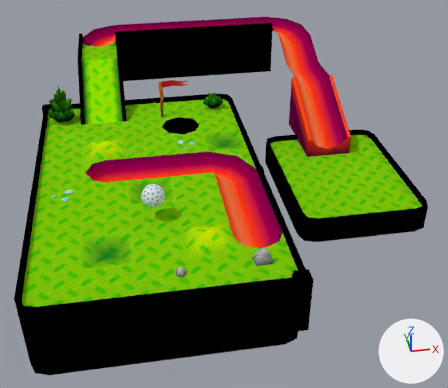
What one commit did to the Blender file Blends/levels/demo_04.blend.
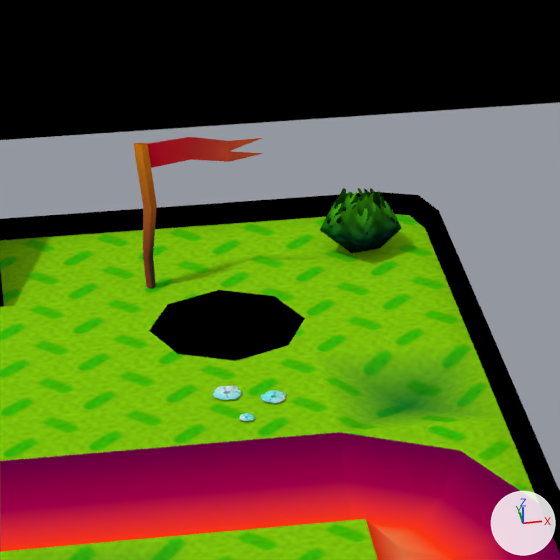
Each version appears first whole from a 50 mm camera at (-0.73, -23.45, 15.17) aimed at (3.84, 3.17, -2.71), and next in a close-up on the part from 28% to 58% of the width and 12% to 47% of the height. The lights are fixed; the arrows at lower right show +X, +Y and +Z. The older version's two pictures come first.

In view in the first close-up: 'Grass.005', 'Grass.013', 'Grass.038', 'GrassDown', 'GrassHole', 'SlideCenter', 'SlideCenter.001', 'SlideCorner', 'WallBigStraight.011', 'WallBigStraight.018', 'WallBigStraight.019', 'WallBigStraight.020' and 25 more.
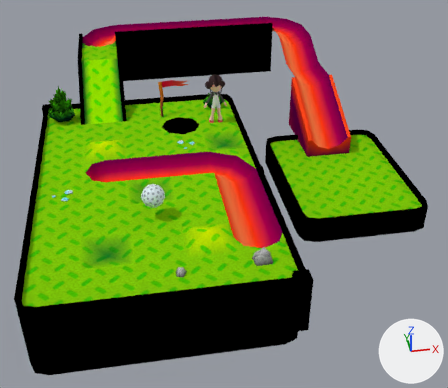
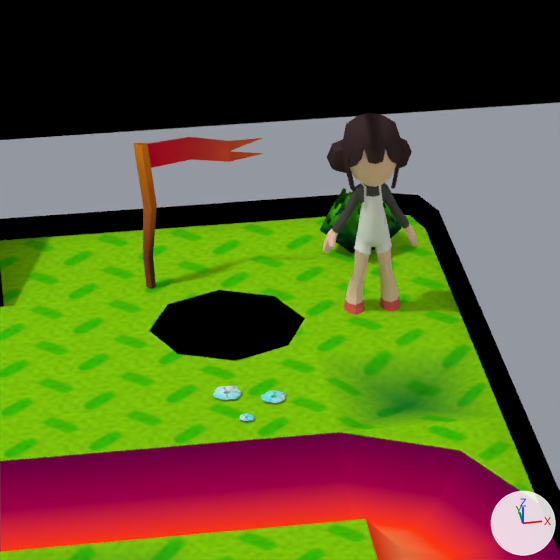
Where the change shows, as pixel boxes [x1, y1, x2, y2] in the close-ups (560 x 560 px):
'PlayerWorldMap', added
    after: [323, 113, 418, 314]
'Plant01', unchanged, covered by the edit
    both: [320, 188, 402, 253]

What changed in the scene script:
```text
Add mat_tshirt:
    mat_tshirt = principled_material('TShirt')
    mat_tshirt.base_color = (0.0762, 0.0762, 0.0762)  # dark grey #4e4e4e
    mat_tshirt.roughness = 1.0
    mat_tshirt.specular_ior_level = 0.0
Add mat_sneakers:
    mat_sneakers = principled_material('Sneakers')
    mat_sneakers.base_color = (0.761, 0.0976, 0.0953)  # red #e25857
    mat_sneakers.roughness = 1.0
    mat_sneakers.specular_ior_level = 0.0
Add mat_overall:
    mat_overall = principled_material('Overall')
    mat_overall.base_color = (0.8, 0.8, 0.8)  # white #e7e7e7
    mat_overall.roughness = 1.0
    mat_overall.specular_ior_level = 0.0
Add mat_body:
    mat_body = principled_material('Body')
    mat_body.base_color = (0.905, 0.578, 0.456)  # beige #f4c8b4
    mat_body.roughness = 1.0
    mat_body.specular_ior_level = 0.0
Add mat_hair:
    mat_hair = principled_material('Hair')
    mat_hair.base_color = (0.0467, 0.0262, 0.0284)  # brown #3d2d2f
    mat_hair.roughness = 1.0
    mat_hair.specular_ior_level = 0.0
Add me_roundcube:
    me_roundcube.from_pydata(...)  # 34 vertices, 32 faces; spans x -0.14..0.14, y -0.14..0.14, z -0.65..0.65
Add me_playermesh:
    me_playermesh.from_pydata(...)  # 863 vertices, 876 faces; spans x -0.309..0.309, y -0.165..0.201, z -0.003..1.343
    # faces by material slot: [276, 244, 146, 40, 170]
    me_playermesh.materials.append(mat_body)  # beige #f4c8b4
    me_playermesh.materials.append(mat_hair)  # brown #3d2d2f
    me_playermesh.materials.append(mat_overall)  # white #e7e7e7
    me_playermesh.materials.append(mat_sneakers)  # red #e25857
    me_playermesh.materials.append(mat_tshirt)  # dark grey #4e4e4e
Add col_playerworldmap:
    col_playerworldmap = bpy.data.collections.new('PlayerWorldMap')
    col_playerworldmap.objects.link(ob_playermesh)
    col_playerworldmap.objects.link(ob_playerworldmap_001)
Add ob_playerworldmap:
    ob_playerworldmap = bpy.data.objects.new('PlayerWorldMap', None)
    ob_playerworldmap.location = (3.91, 6.15, 1.26)
    ob_playerworldmap.scale = (2.0, 2.0, 2.0)
    ob_playerworldmap.instance_type = 'COLLECTION'
    ob_playerworldmap.instance_collection = col_playerworldmap
Add ob_playerworldmap_001:
    ob_playerworldmap_001 = bpy.data.objects.new('PlayerWorldMap.001', me_roundcube)
    ob_playerworldmap_001.location = (0.0, 0.0, 0.0)
    ob_playerworldmap_001.hide_render = True
Add ob_playermesh:
    ob_playermesh = bpy.data.objects.new('PlayerMesh', me_playermesh)
    ob_playermesh.location = (0.0, 0.0, -0.65)
```
